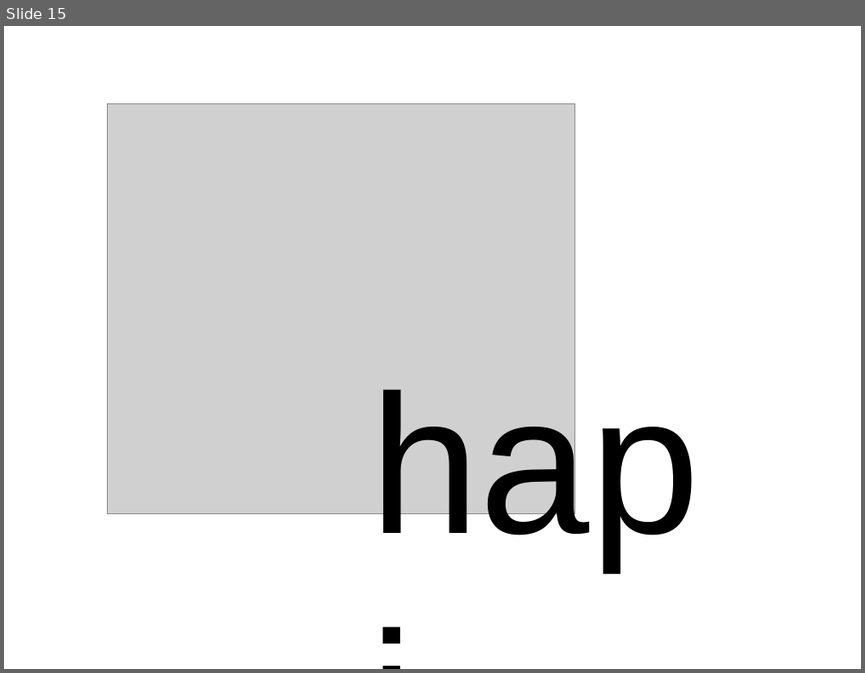
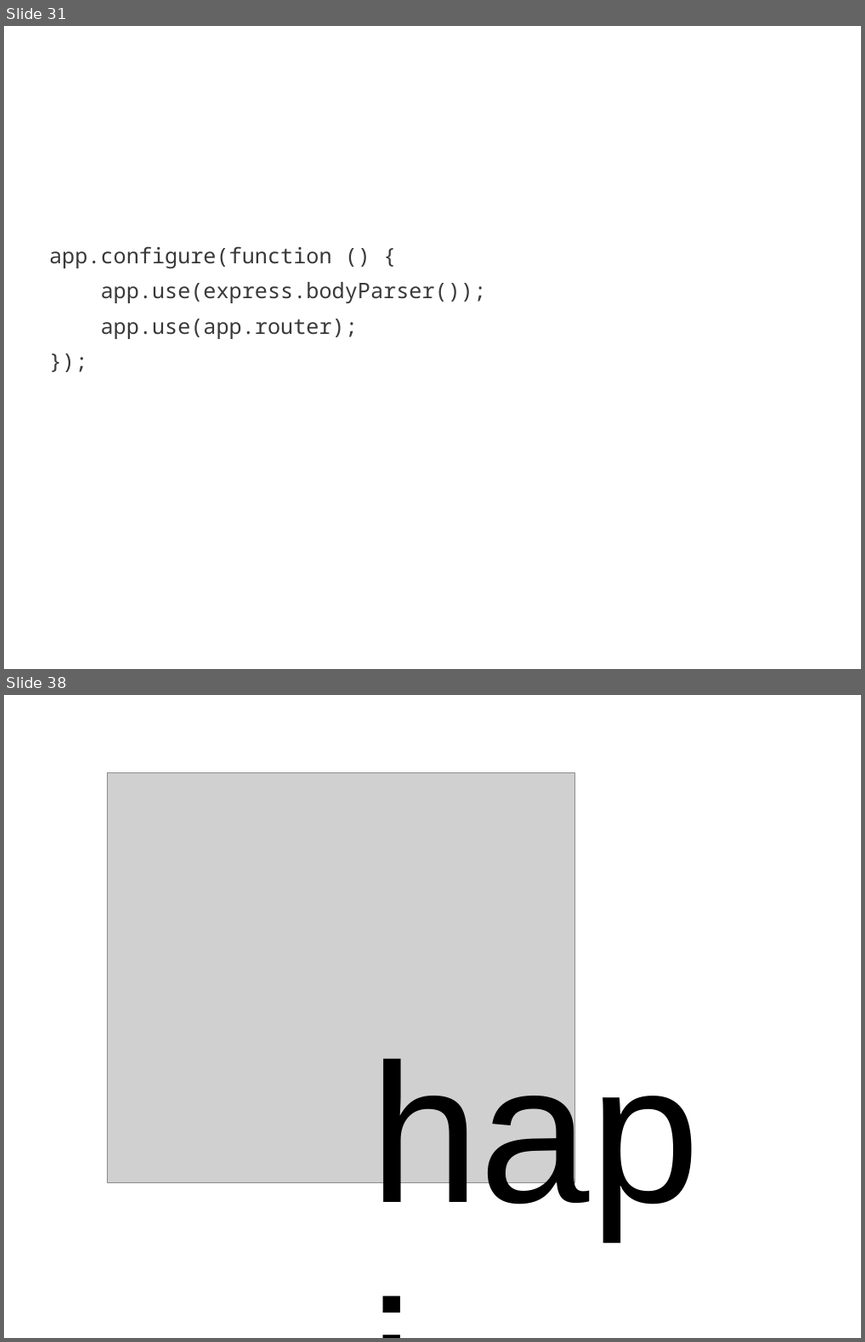
Before and after one commit to mikeal/nodeconf2013, a slide deck: slides/services/services.pptx. Shown one above the other, each under a label of ours: slide 15 before the commit, slides 31 and 38 after it; the slides between them are not shown. The pictures are 865x673 and 865x1342 pixels, drawn with LibreOffice and Linux fonts; fonts in the diff are those of the drawing; grey boxes stand for pictures. Boxes give left, top, right and bottom in pixels: in the first picture for what was removed or moved away, otherwise in the second. Text is boxed around its words. In the diff, an @@ line names an element or a change of style, - is before the commit and + after.

Commit message:
Added express section

```diff
--- a/slides/services/services.pptx
+++ b/slides/services/services.pptx
@@ slide 31 added at box(4, 26, 861, 669), background #FFFFFF @@
@@ subtitle added at box(49, 246, 487, 339), 18 pt, text #3B3838 @@
+app.configure(function () {
+app.use(express.bodyParser());
+app.use(app.router);
+});
@@ what was slide 15 is now slide 38 @@
```
Also in this commit, not shown: 6 slides changed, 22 other slides added.
